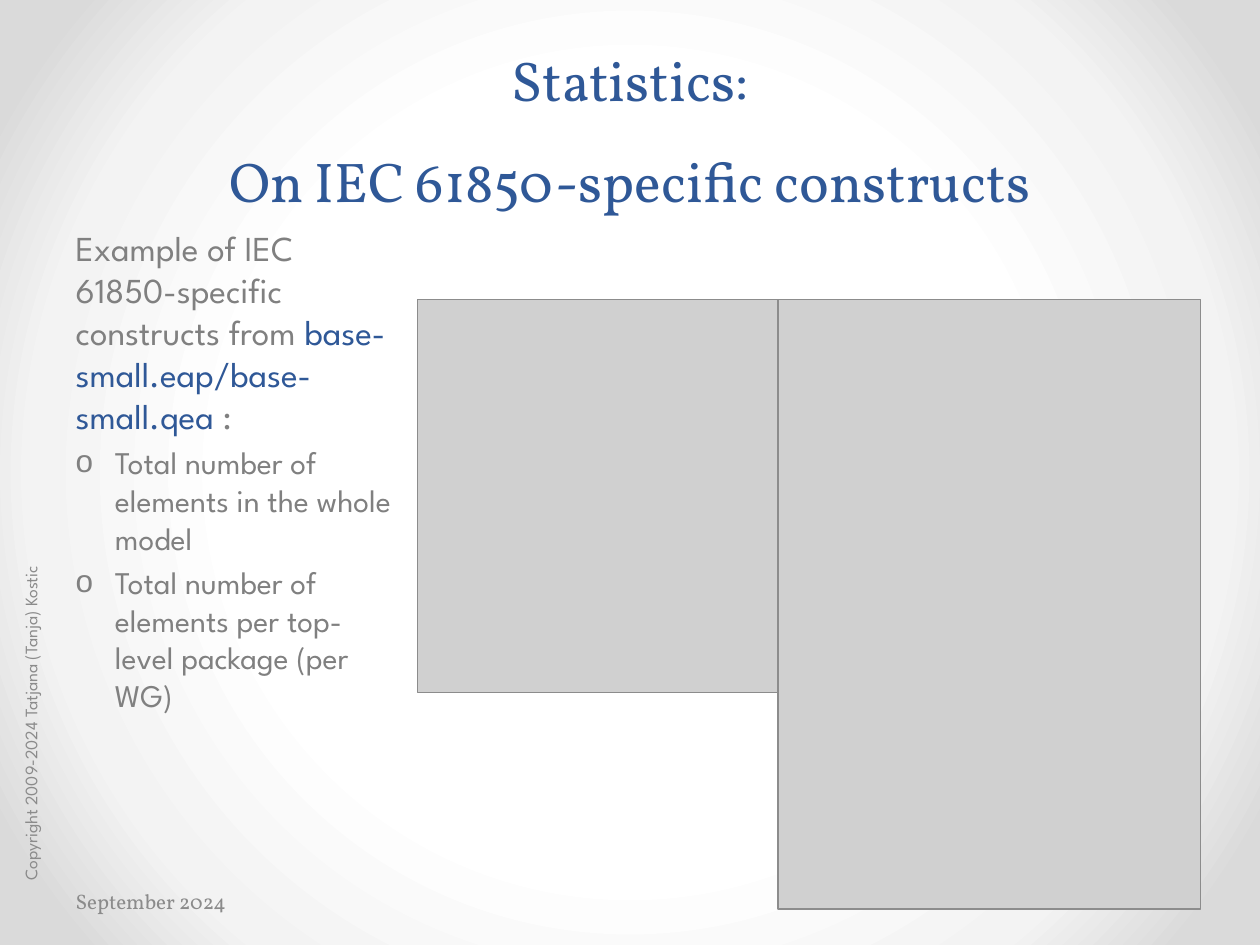
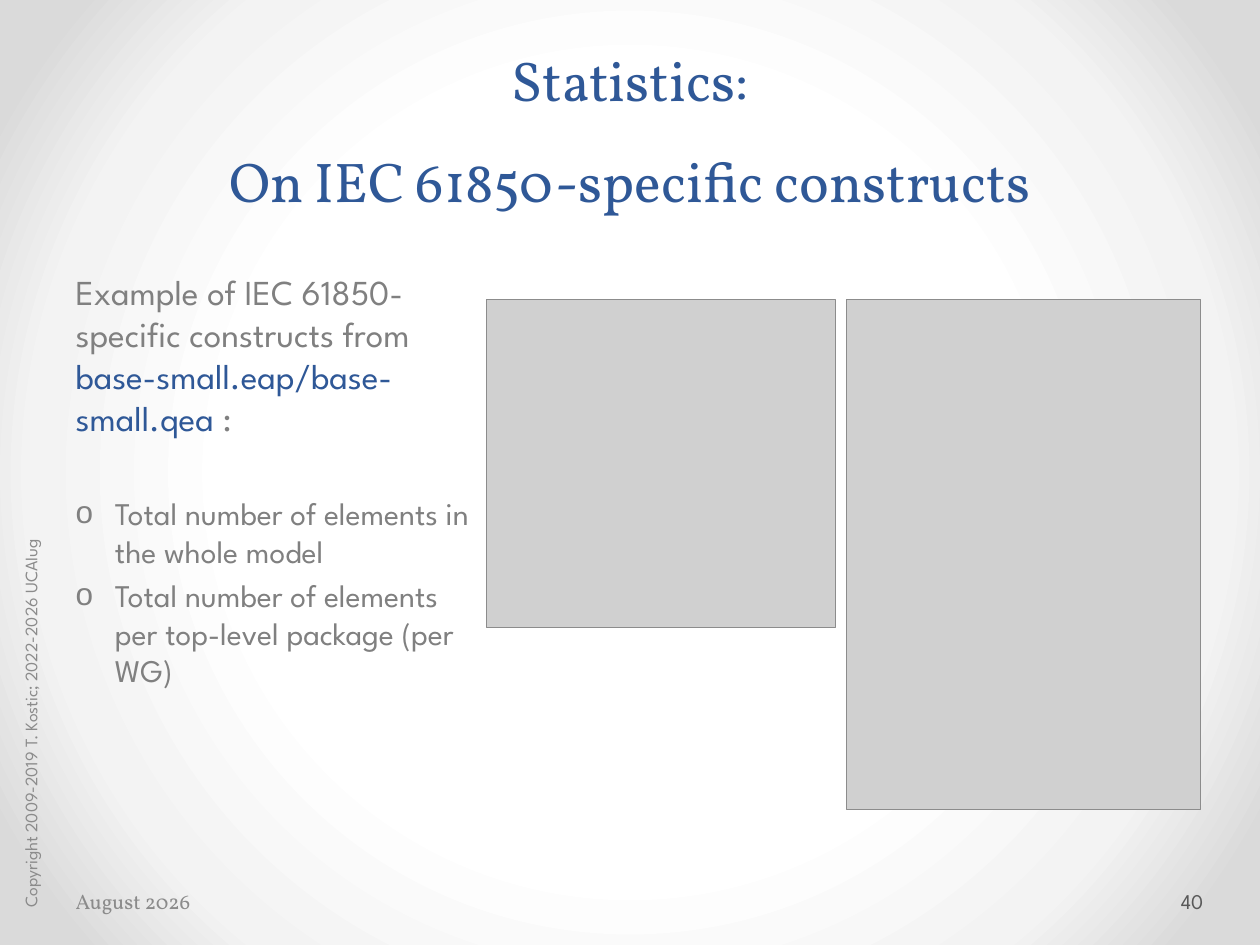
Before and after one commit to cimug-org/jCleanCim, a slide deck: slide 40 of doc/jCleanCimIntro.pptx (slide 41 before the commit). Drawn at 1260x945 pixels with LibreOffice and Linux fonts; fonts in the diff are those of the drawing; grey boxes stand for pictures. Boxes give left, top, right and bottom in pixels: in the first picture for what was removed or moved away, otherwise in the second. Text is boxed around its words. In the diff, an @@ line names an element or a change of style, - is before the commit and + after.

```diff
--- a/doc/jCleanCimIntro.pptx
+++ b/doc/jCleanCimIntro.pptx
@@ text "Example of IEC 61850-specific constructs ..." rewrapped from (x1=76, y1=236, x2=391, y2=713) to (x1=76, y1=280, x2=469, y2=688) @@
@@ picture resized from (x1=418, y1=300, x2=835, y2=693) to (x1=486, y1=300, x2=835, y2=629) @@
@@ picture resized from (x1=777, y1=300, x2=1201, y2=910) to (x1=847, y1=300, x2=1201, y2=810) @@
@@ text at (x1=17, y1=544, x2=43, y2=906): text changed @@
-Copyright 2009-2024 Tatjana (Tanja) Kostic
+Copyright 2009-2019 T. Kostic; 2022-2026 UCAIug
@@ text at (x1=76, y1=895, x2=191, y2=914): text changed @@
-September 2024
+August 2026
@@ page number at (x1=1181, y1=895, x2=1203, y2=909): text changed @@
-41
+40
```
Also in this commit, not shown: 75 other slides changed, 1 slide removed, 53 other files.
